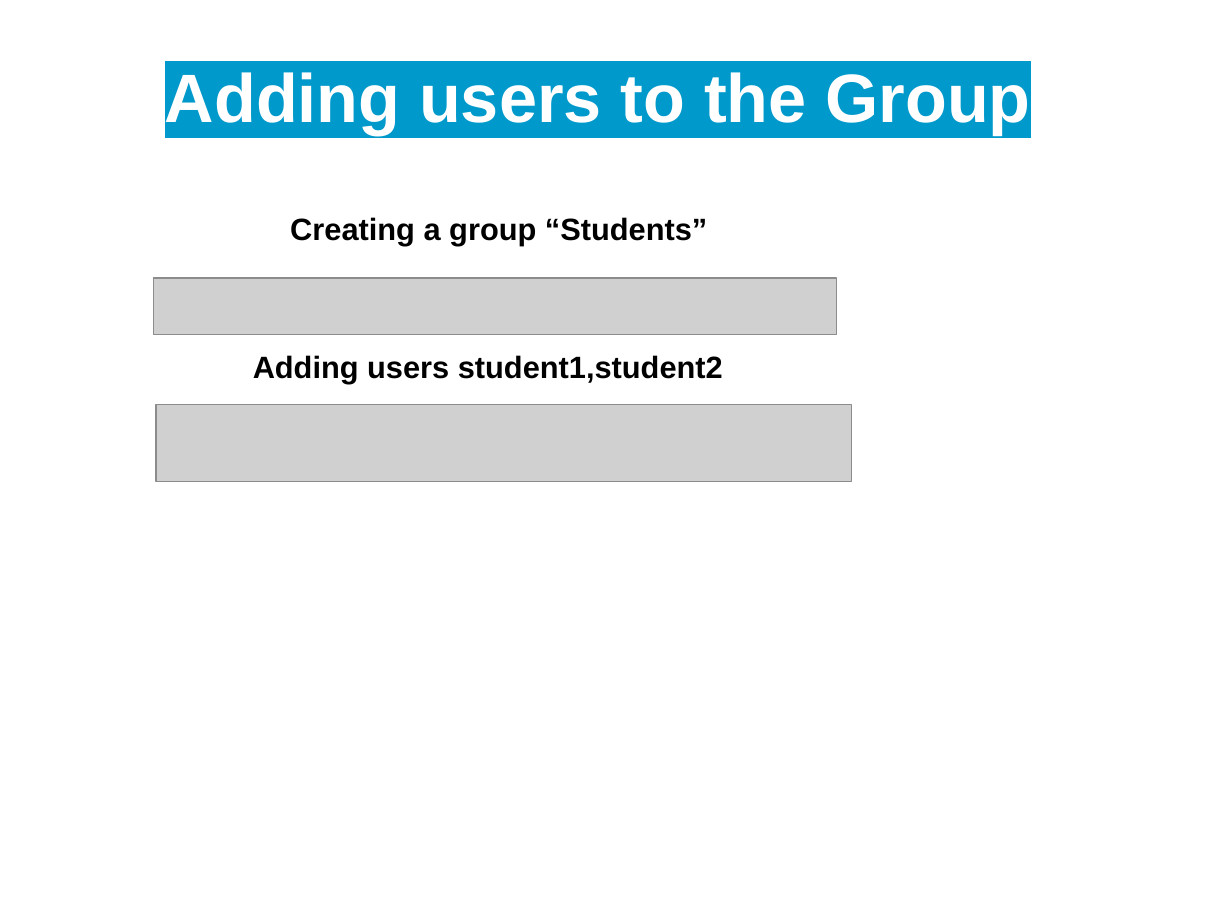
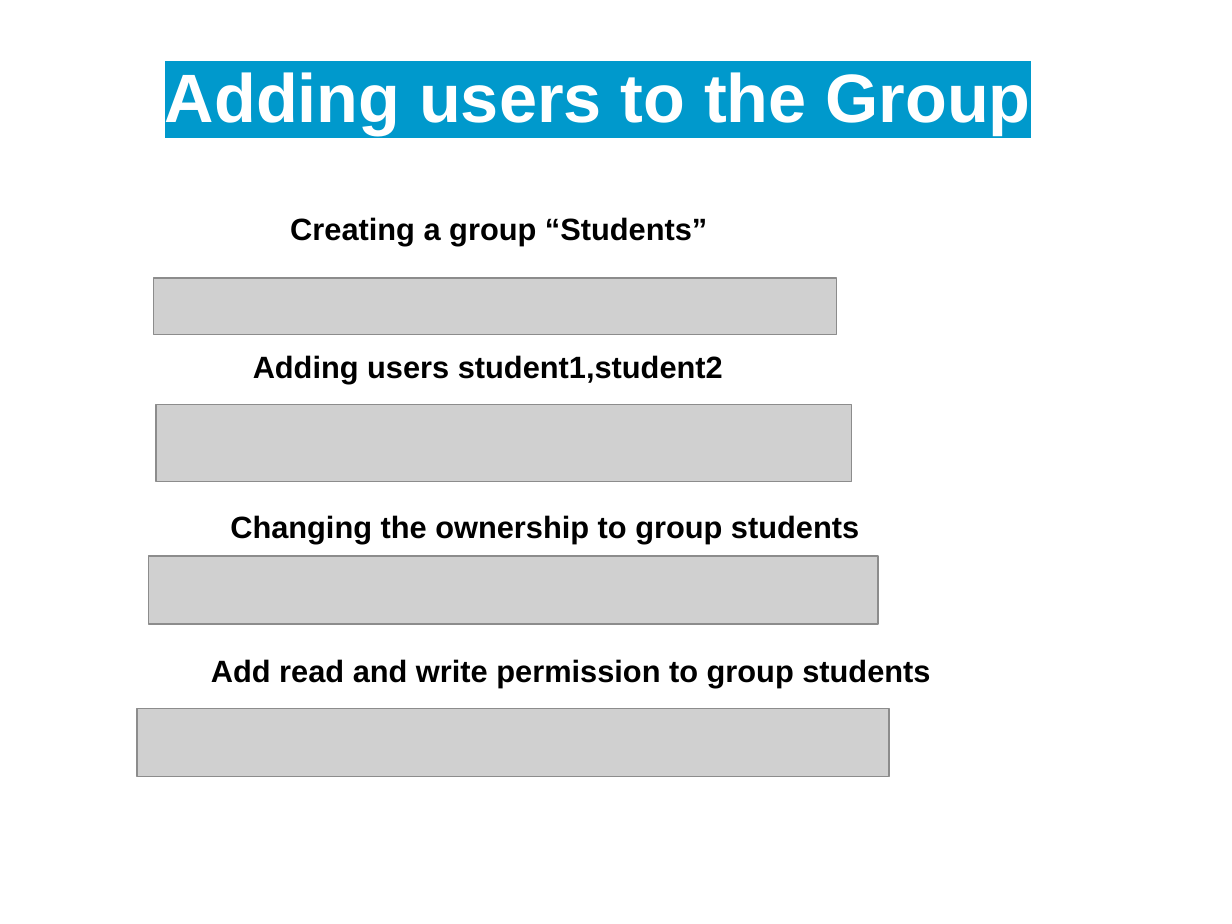
Before and after one commit to achille250/Linux, a slide deck: slide 4 of Linux project.pptx. Drawn at 1232x924 pixels with LibreOffice and Linux fonts; fonts in the diff are those of the drawing; grey boxes stand for pictures; background and template pictures are left out. Boxes give left, top, right and bottom in pixels: in the first picture for what was removed or moved away, otherwise in the second. Text is boxed around its words. In the diff, an @@ line names an element or a change of style, - is before the commit and + after.

```diff
--- a/Linux project.pptx
+++ b/Linux project.pptx
@@ text added at (230, 515, 859, 544), 18 pt, text #000000, bold @@
+Changing the ownership to group students
@@ picture added at (148, 556, 877, 623) @@
@@ text added at (211, 659, 930, 688), 18 pt, text #000000, bold @@
+Add read and write permission to group students
@@ picture added at (137, 708, 888, 776) @@
```
Also in this commit, not shown: 2 other slides changed, 2 slides added, 1 slide removed.
